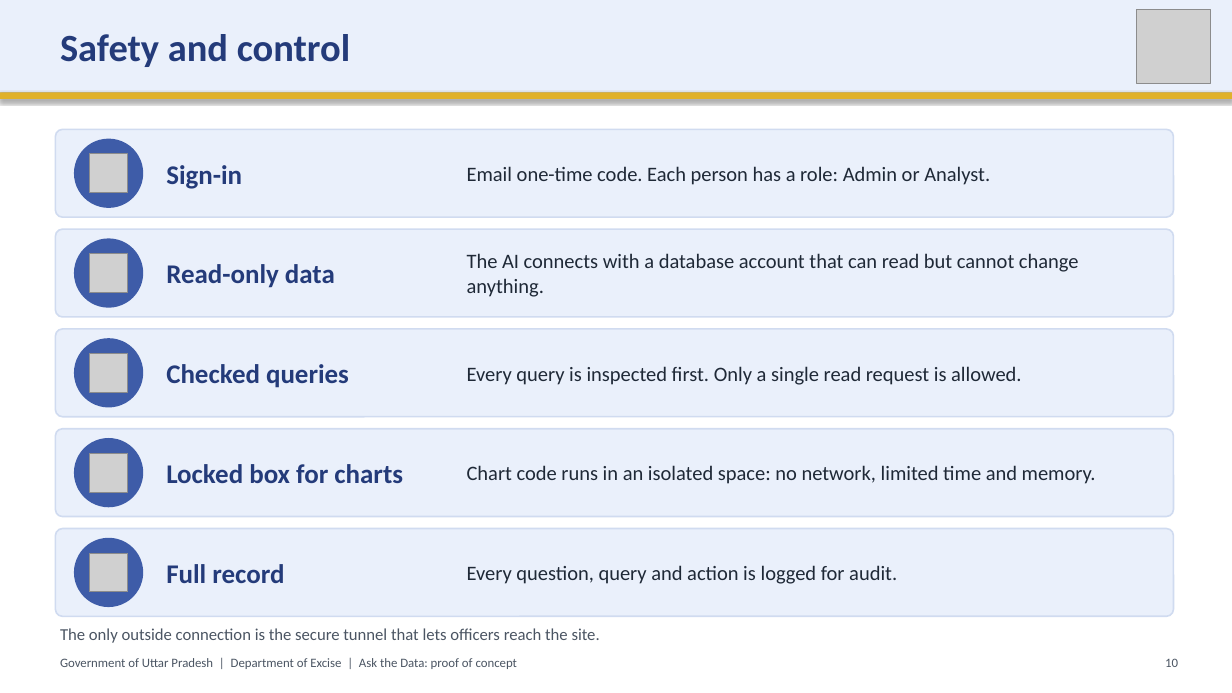
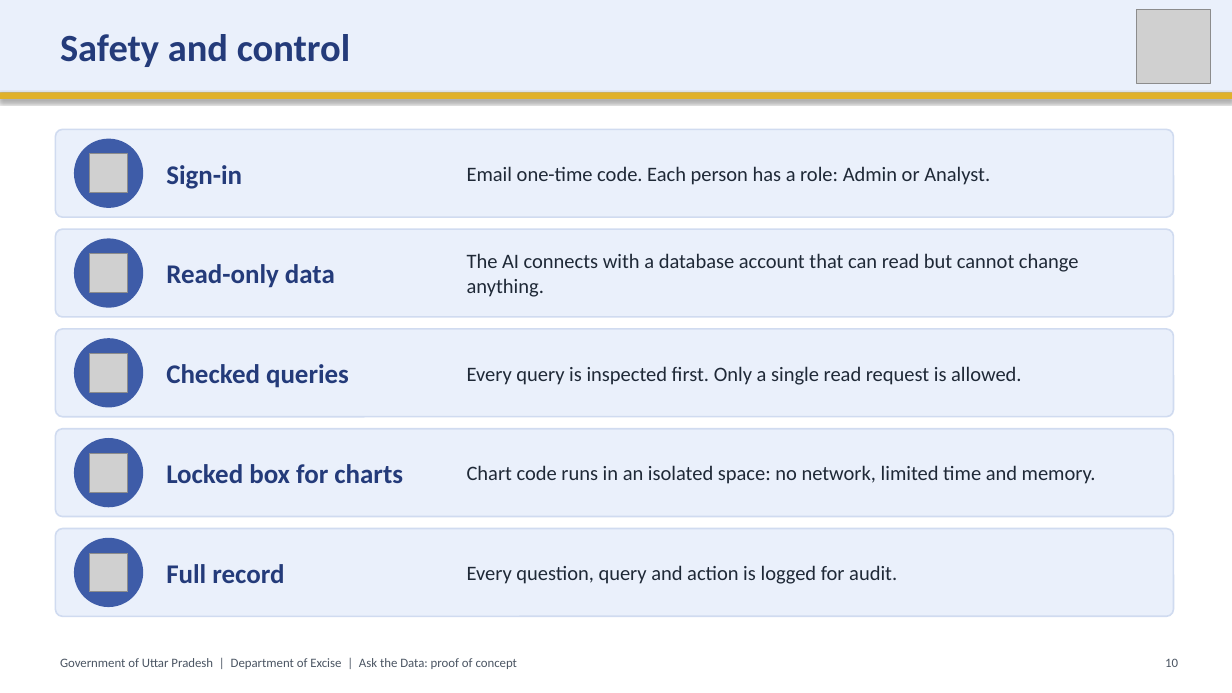
Before and after one commit to SubhanRaj/excise-mcp-dashboard, a slide deck: slide 10 of deck/UP-Excise-Ask-the-Data-Demo.pptx. Drawn at 1232x693 pixels with LibreOffice and Linux fonts; fonts in the diff are those of the drawing; grey boxes stand for pictures. Boxes give left, top, right and bottom in pixels: in the first picture for what was removed or moved away, otherwise in the second. Text is boxed around its words. In the diff, an @@ line names an element or a change of style, - is before the commit and + after.

```diff
--- a/deck/UP-Excise-Ask-the-Data-Demo.pptx
+++ b/deck/UP-Excise-Ask-the-Data-Demo.pptx
@@ text removed at (x1=60, y1=628, x2=600, y2=643) @@
-The only outside connection is the secure tunnel that lets officers reach the site.
```
Also in this commit, not shown: 7 other slides changed, 4 other files.
